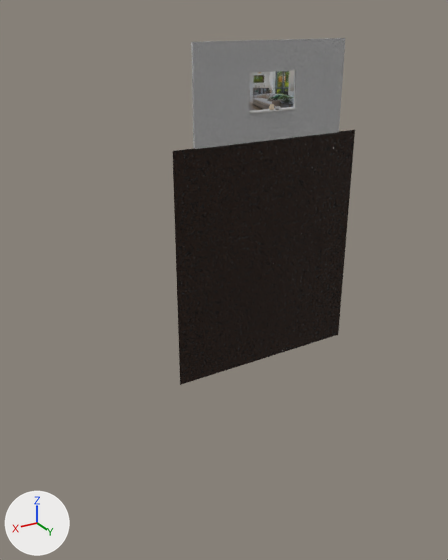
One commit to the Blender file 4.Semester/3D-Visualisierung/Haus.blend: the scene before it, then after it.
The view is the same before and after, from a camera (50 mm lens) standing at (11.7, 16.5, 3.7) and looking at (-2.7, -7.5, -8.3). The axes (+X, +Y, +Z) are drawn at lower left. The lights are the same throughout.

In view in the first picture: 'Plane', 'Wand', 'livin_room_1'.
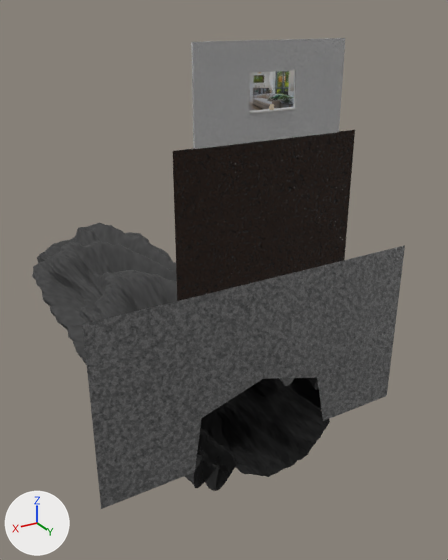
Where the newer file only moved an object's origin or applied its transform, the numbers keep the older frame.

Location of each change, [x1, y1, x2, y2] in pixels of the pictures (448 x 560 px; the box of a moved part takes in the faces that stretch with it):
```json
{"object": "Stein", "change": "added", "after": [83, 245, 405, 509]}
{"object": "Höhle", "change": "added", "after": [32, 222, 330, 491]}
{"part": 1, "of": "me_plane_002", "change": "moved or reshaped", "before": [176, 144, 345, 385], "after": [176, 144, 345, 301]}
```

The change, as JSON lines over the scene's bpy script:
```json
{"op": "add", "block": "mat_stone_procedural", "code": ["mat_stone_procedural = bpy.data.materials.new('Stone procedural')", "# nodes: BsdfPrincipled, Bump, Mapping, Mix, OutputMaterial, TexCoord, TexNoise, TexVoronoi, ValToRGB", "# colours: grey #8c8c8c, black #333333, grey #999999, white #ffffff, black #000000"]}
{"op": "add", "block": "mat_material", "code": ["mat_material = bpy.data.materials.new('Material')", "# nodes: BsdfPrincipled, Displacement, Invert, Mapping, Mix, OutputMaterial, TexCoord, TexNoise, TexWave, ValToRGB", "# colours: black #000000, white #ffffff, black #2d2d2d, dark grey #4e4e4e"]}
{"block": "me_plane_002", "where": "me_plane_002.from_pydata(...)  # 4 vertices, 1 face; spans x -3.54..3.54, y 0.0, z -7.06..1.0"}
{"block": "me_plane_002", "where": "# used by ob_plane; location = (0.0, 0.03, -1.01)"}
{"block": "me_plane_002", "change": "me_plane_002 part 1"}
{"op": "set", "path": "me_plane_002.vertices[0].co", "old": "(-3.54, 0.0, -7.06)", "new": "(-3.54, 0.0, -3.87)", "note": "pixel (338, 334) -> pixel (344, 260)"}
{"op": "set", "path": "me_plane_002.vertices[1].co", "old": "(3.54, 0.0, -7.06)", "new": "(3.54, 0.0, -3.87)", "note": "pixel (180, 384) -> pixel (177, 301)"}
{"op": "add", "block": "me_plane_003", "code": ["me_plane_003 = bpy.data.meshes.new('Plane.003')", "me_plane_003.from_pydata(...)  # 14 vertices, 6 faces; spans x -6.73..6.73, y 0.0, z -3.16..4.02", "me_plane_003.materials.append(mat_stone_procedural)"]}
{"op": "add", "block": "me_cylinder_001_1", "code": ["me_cylinder_001_1 = bpy.data.meshes.new('Cylinder.001')", "me_cylinder_001_1.from_pydata(...)  # 913 vertices, 896 faces; spans x -3.5..3.5, y -18.9..2.5, z -2.2..2.2", "me_cylinder_001_1.materials.append(mat_material)"]}
{"op": "add", "block": "ob_stein", "code": ["ob_stein = bpy.data.objects.new('Stein', me_plane_003)", "ob_stein.location = (0.0, 0.03, -8.9)"]}
{"op": "add", "block": "ob_höhle", "code": ["ob_höhle = bpy.data.objects.new('Höhle', me_cylinder_001_1)", "ob_höhle.location = (0.0, -2.55, -11.06)", "_m = ob_höhle.modifiers.new('Subdivision', 'SUBSURF')", "_m.levels = 2", "_m.render_levels = 3"]}
```
